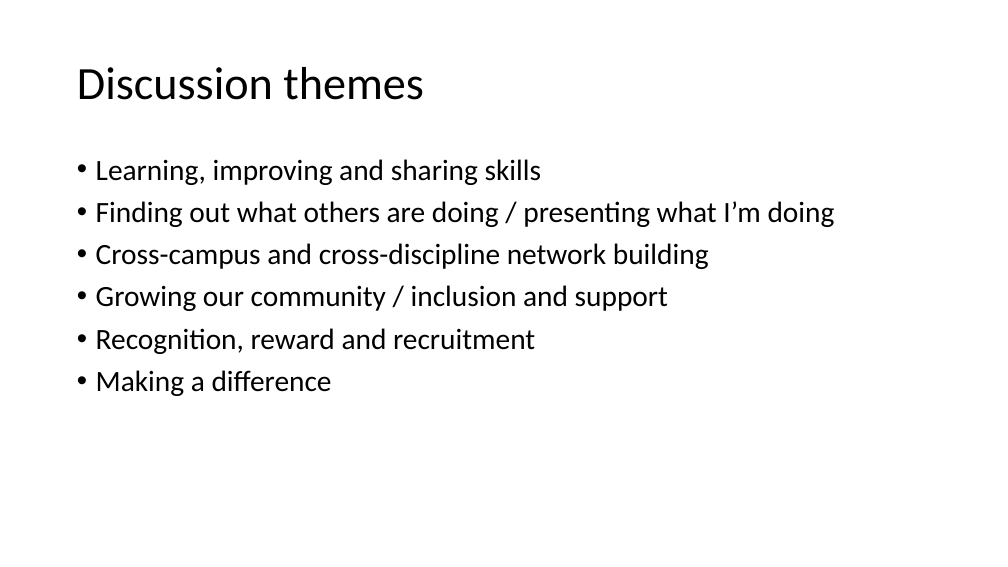
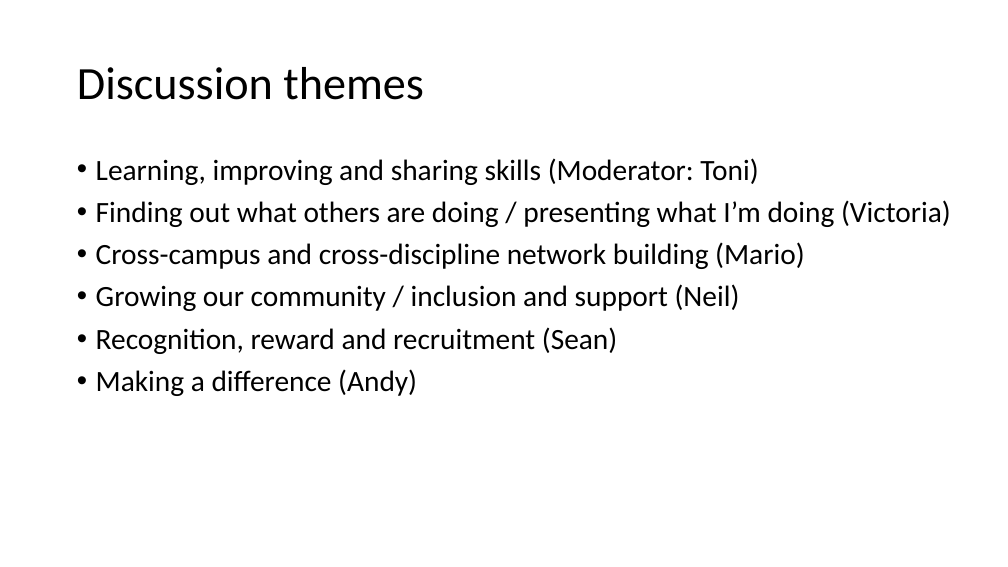
Before and after one commit to cerse/2018-09-26-bootstrap, a slide deck: slide 5 of 2018-09-26-cerse-discussion.pptx. Drawn at 1008x567 pixels with LibreOffice and Linux fonts; fonts in the diff are those of the drawing. Boxes give left, top, right and bottom in pixels: in the first picture for what was removed or moved away, otherwise in the second. Text is boxed around its words. In the diff, an @@ line names an element or a change of style, - is before the commit and + after.

Commit message:
Added moderator names

```diff
--- a/2018-09-26-cerse-discussion.pptx
+++ b/2018-09-26-cerse-discussion.pptx
@@ text at box(96, 158, 951, 396): text changed @@
-• Learning, improving and sharing skills
-• Finding out what others are doing / presenting what I’m doing
-• Cross-campus and cross-discipline network building
-• Growing our community / inclusion and support
-• Recognition, reward and recruitment
-• Making a difference
+• Learning, improving and sharing skills (Moderator: Toni)
+• Finding out what others are doing / presenting what I’m doing (Victoria)
+• Cross-campus and cross-discipline network building (Mario)
+• Growing our community / inclusion and support (Neil)
+• Recognition, reward and recruitment (Sean)
+• Making a difference (Andy)
```
Also in this commit, not shown: 1 other file.
